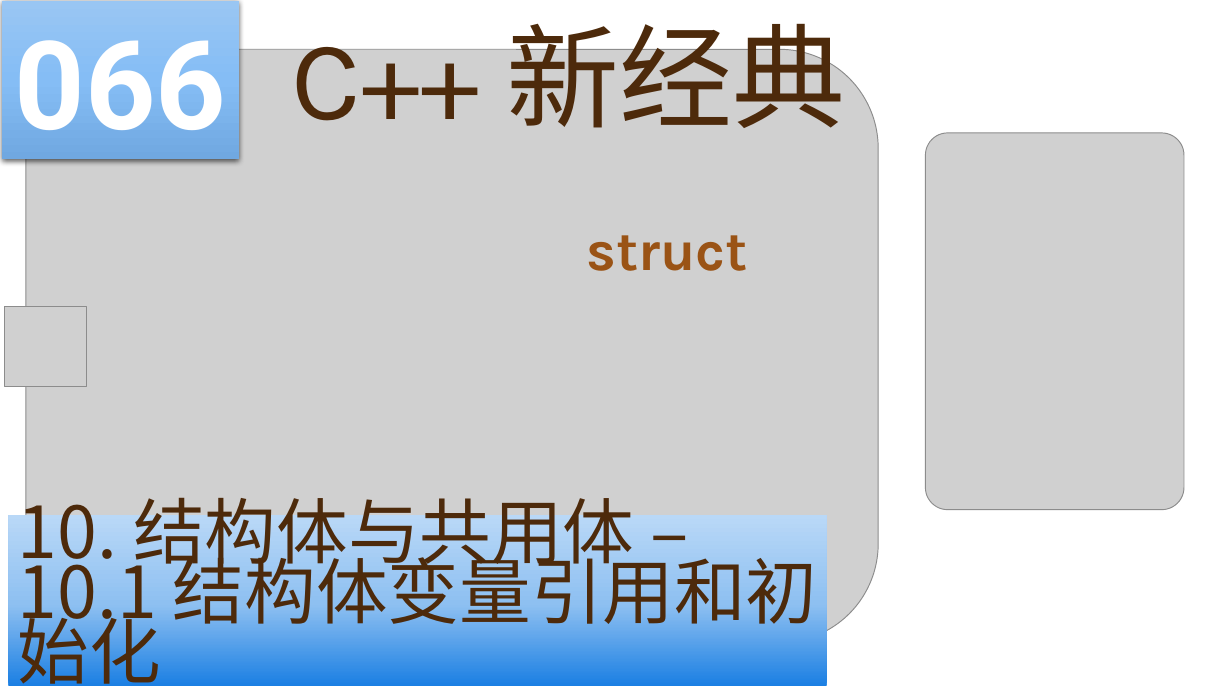
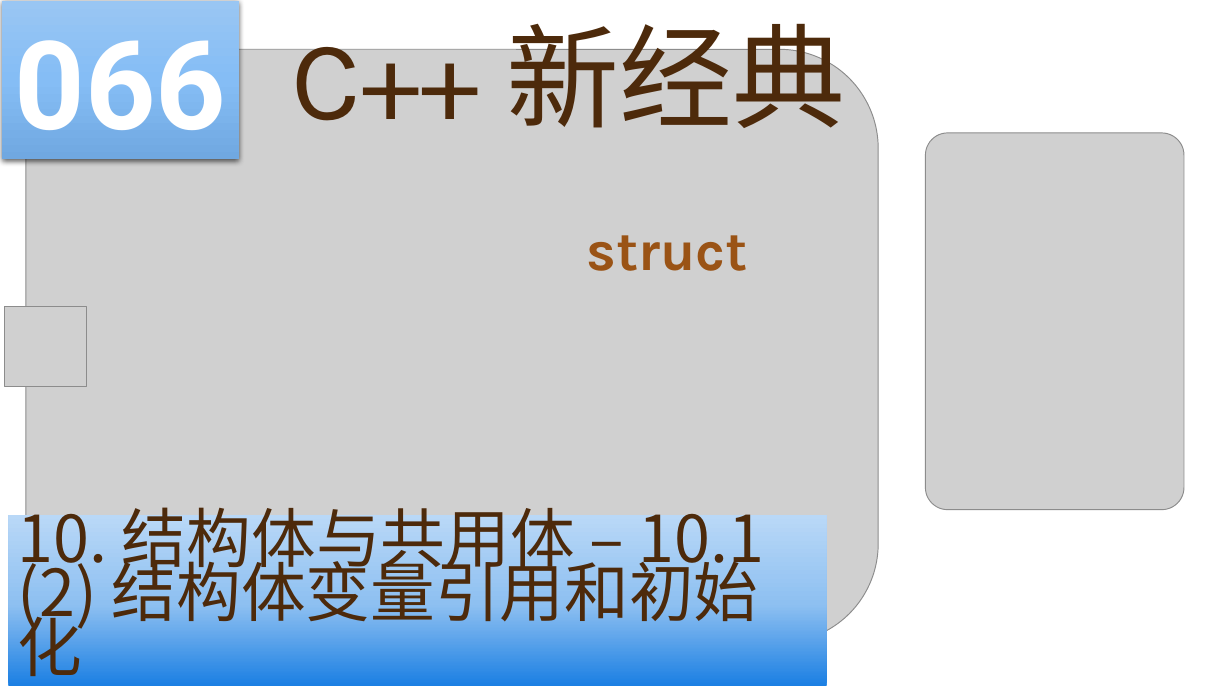
Before and after one commit to yasenstar/learn_cpp, a slide deck: slide 66 of cpp_new/C++ 新经典.pptx. Drawn at 1232x693 pixels with LibreOffice and Linux fonts; fonts in the diff are those of the drawing; grey boxes stand for pictures; background and template pictures are left out. Boxes give left, top, right and bottom in pixels: in the first picture for what was removed or moved away, otherwise in the second. Text is boxed around its words. In the diff, an @@ line names an element or a change of style, - is before the commit and + after.

```diff
--- a/cpp_new/C++ 新经典.pptx
+++ b/cpp_new/C++ 新经典.pptx
@@ text in rectangle at [18, 497, 764, 687]: text changed; size 55.8 to 50.4 pt @@
-10. 结构体与共用体 – 10.1 结构体变量引用和初始化
+10. 结构体与共用体 – 10.1 (2) 结构体变量引用和初始化
```
Also in this commit, not shown: 1 other slide changed, 2 other files.
